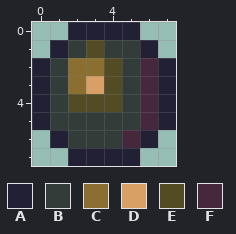
Pixel-art sprite -- Space Breakout/Assets/ball.png. The picture above is the old version.
The file is 8x8 pixels.
Palette (. is transparent): A #222034  B #323c39  C #8a6f30  D #d9a066  E #524b24  F #45283c
Pixels before, first column x 0:
0 ..AAAA..
1 .ABEBBA.
2 ABCCEBFA
3 ABCDEBFA
4 ABEEEBFA
5 ABBBBBFA
6 .ABBBFA.
7 ..AAAA..
New version:
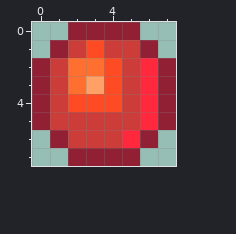
What changed:
colour A: #222034 -> #912034
colour B: #323c39 -> #cc3c39
colour C: #8a6f30 -> #ff6f30
colour D: #d9a066 -> #ffa066
colour E: #524b24 -> #ff4b24
colour F: #45283c -> #ff283c
Boxes around the changes in both pictures, in picture pixels (x1, y1, x2, y2):
changed: (32, 22, 176, 166)
